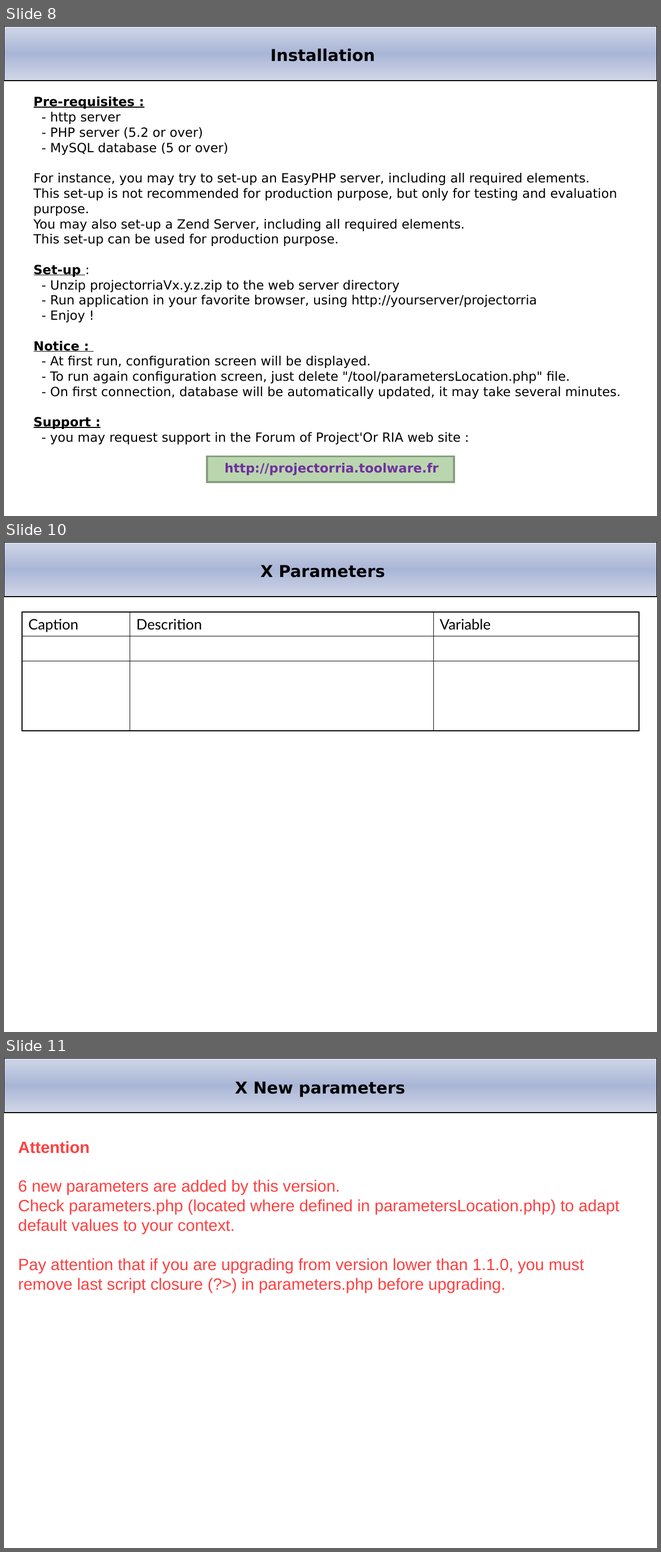
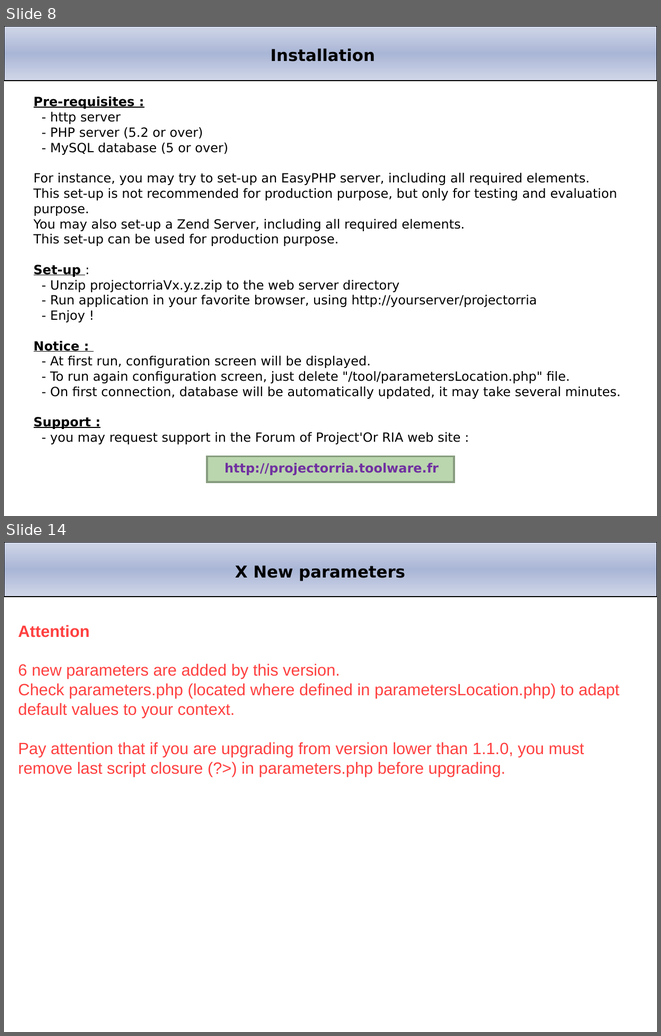
Before and after one commit to babynus/projeqtor, a slide deck: branches/V1.4/projector/manual/Project'Or RIA.ppt. Shown one above the other, each under a label of ours: slides 8, 10 and 11 before the commit, slides 8 and 14 after it; the slides between them are not shown. The pictures are 661x1552 and 661x1036 pixels, drawn with LibreOffice and Linux fonts; fonts in the diff are those of the drawing; background and template pictures are left out. Boxes give left, top, right and bottom in pixels: in the first picture for what was removed or moved away, otherwise in the second. Text is boxed around its words. In the diff, an @@ line names an element or a change of style, - is before the commit and + after.

```diff
--- a/branches/V1.4/projector/manual/Project'Or RIA.ppt
+++ b/branches/V1.4/projector/manual/Project'Or RIA.ppt
@@ slide 10 removed at (4, 542, 657, 1032), background #FFFFFF; not listed: 1 template element that a slide beside it also shows @@
@@ title removed at (261, 565, 385, 578) @@
-X Parameters
@@ table removed at (21, 612, 639, 730), 3 rows, 3 columns @@
-Caption | Descrition | Variable
- |  | 
- |  | 
@@ what was slide 11 is now slide 14 @@
```
Also in this commit, not shown: 2 slides changed, 8 slides added, 1 other file.
